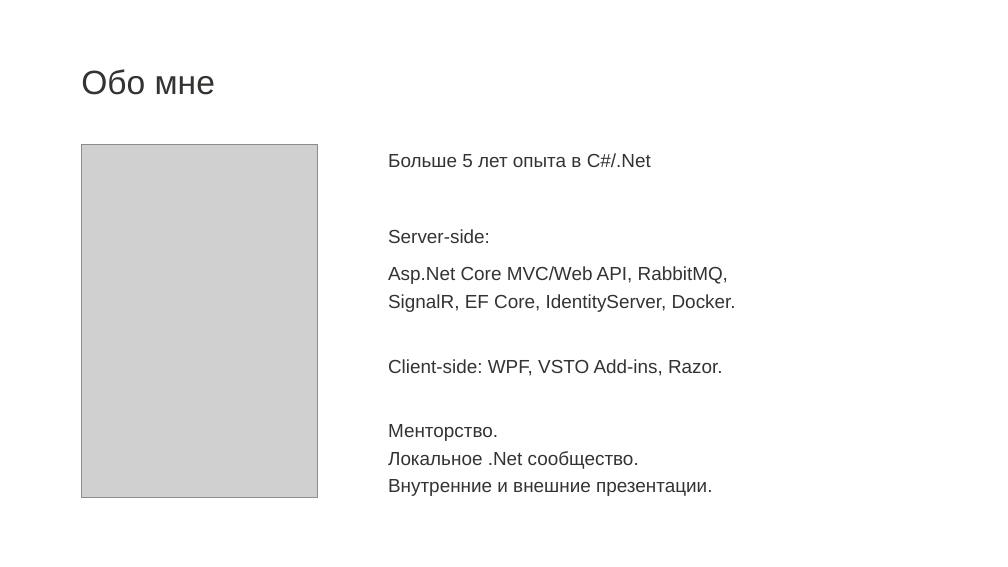
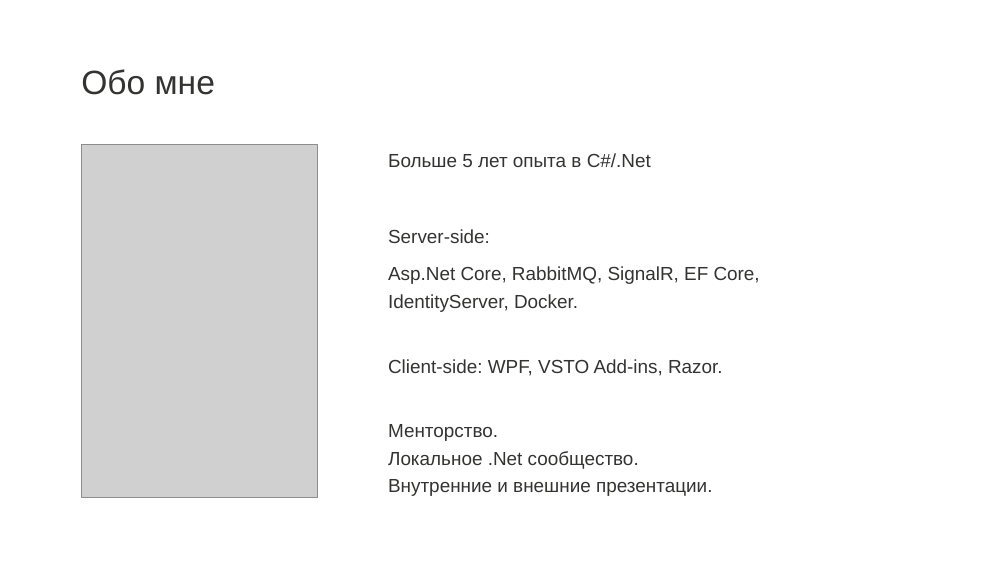
Before and after one commit to EPilyaev/RabbitMQNetCore, a slide deck: slide 2 of RMQ_RPC.pptm. Drawn at 1008x567 pixels with LibreOffice and Linux fonts; fonts in the diff are those of the drawing; grey boxes stand for pictures; background and template pictures are left out. Boxes give left, top, right and bottom in pixels: in the first picture for what was removed or moved away, otherwise in the second. Text is boxed around its words. In the diff, an @@ line names an element or a change of style, - is before the commit and + after.

```diff
--- a/RMQ_RPC.pptm
+++ b/RMQ_RPC.pptm
@@ text at <box>388,266,760,312</box>: text changed @@
-Asp.Net Core MVC/Web API, RabbitMQ, SignalR, EF Core, IdentityServer, Docker.
+Asp.Net Core, RabbitMQ, SignalR, EF Core, IdentityServer, Docker.
```
Also in this commit, not shown: 8 slides added.
